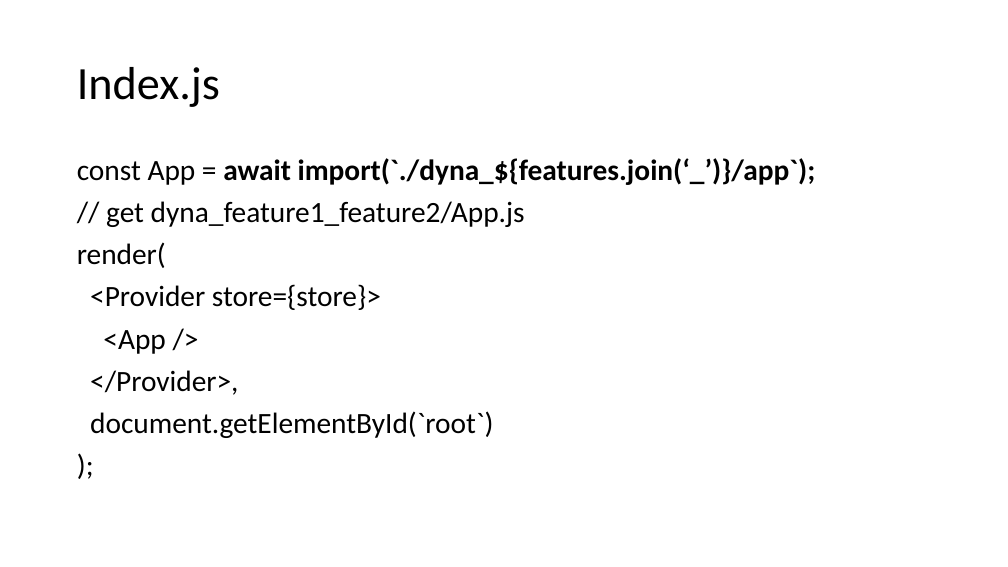
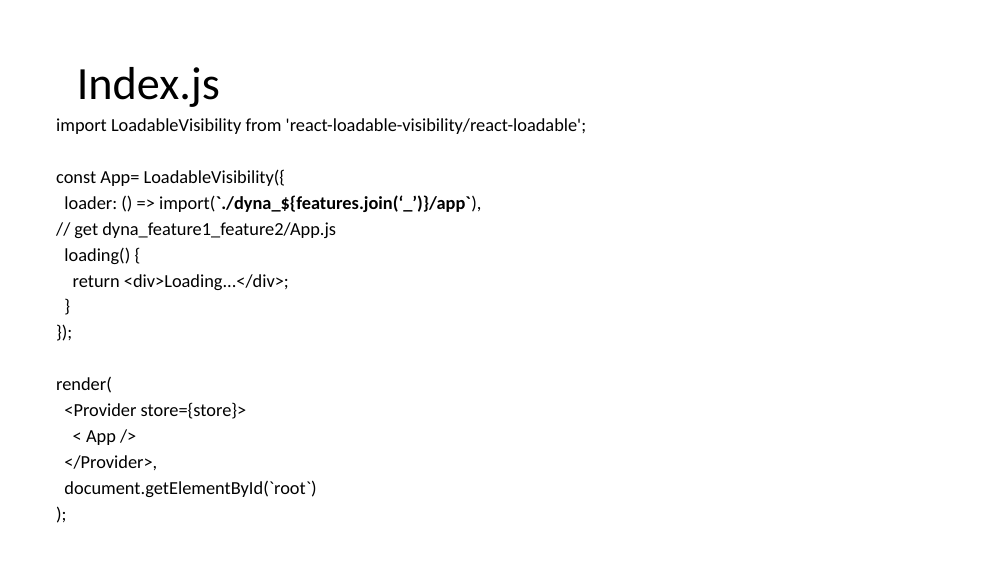
Before and after one commit to chaiyilin/featureToggling, a slide deck: slide 20 of featureToggles.pptx. Drawn at 1008x567 pixels with LibreOffice and Linux fonts; fonts in the diff are those of the drawing. Boxes give left, top, right and bottom in pixels: in the first picture for what was removed or moved away, otherwise in the second. Text is boxed around its words. In the diff, an @@ line names an element or a change of style, - is before the commit and + after.

Commit message:
v1

```diff
--- a/featureToggles.pptx
+++ b/featureToggles.pptx
@@ text "import LoadableVisibility from 'react-loadable-visibility/re ...": place and size @@
-text "import LoadableVisibility from 'react-loadable-visibility/re ..." at <box>77,158,816,438</box>
+text "import LoadableVisibility from 'react-loadable-visibility/re ..." at <box>56,118,586,497</box>
@@ text at <box>56,118,586,212</box>: text changed; size 28 to 17.5 pt; bold off @@
-const App = await import(`./dyna_${features.join(‘_’)}/app`);
+import LoadableVisibility from 'react-loadable-visibility/react-loadable';
+const App= LoadableVisibility({
+loader: () => import(`./dyna_${features.join(‘_’)}/app`),
@@ text at <box>56,222,336,497</box>: size 28 to 17.5 pt in "// get dyna_feature1_feature2/App.js", "render(", "<Provider store={store}>", "</Provider>," and 2 more places; line spacing 0.9 to 0.7 @@
@@ text at <box>64,247,289,290</box>: paragraphs added @@
+loading() {
+return <div>Loading...</div>;
+}
+});
@@ text at <box>86,430,116,445</box>: text changed; size 28 to 17.5 pt @@
-<App />
+< App />
```
Also in this commit, not shown: 1 other slide changed.
